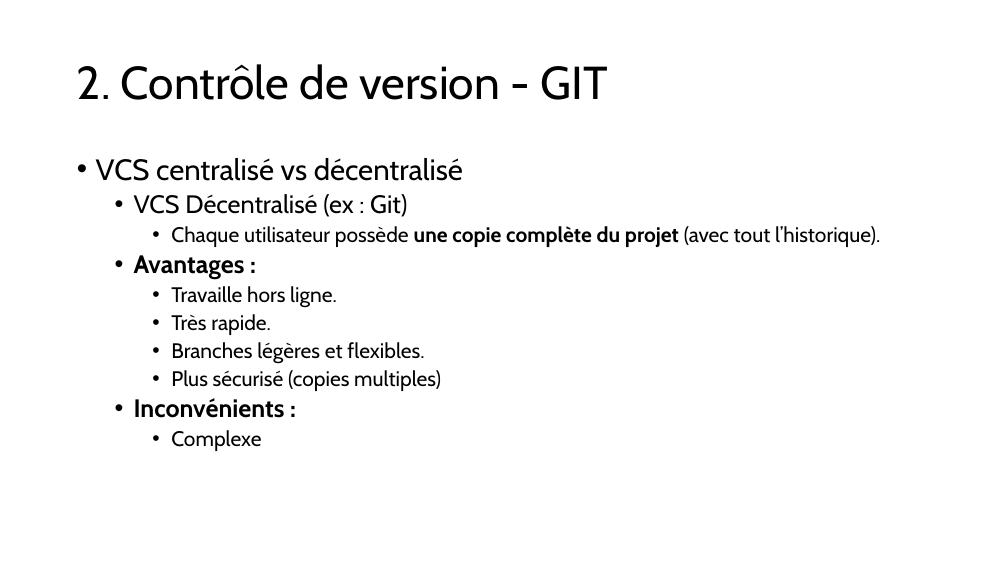
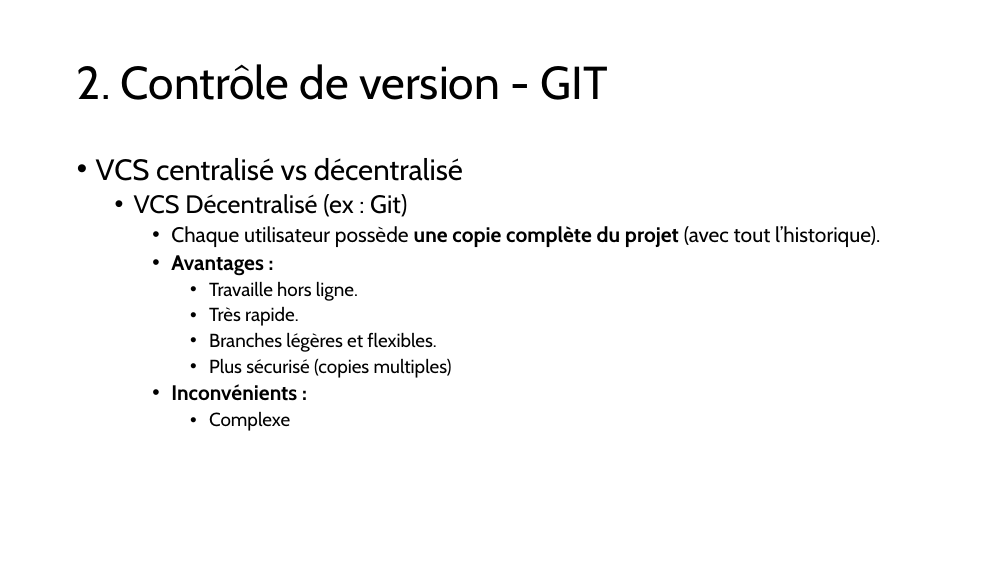
Before and after one commit to LJKhnor/Chapitre-4, a slide deck: slide 20 of Chapitre 4.pptx. Drawn at 1008x567 pixels with LibreOffice and Linux fonts; fonts in the diff are those of the drawing. Boxes give left, top, right and bottom in pixels: in the first picture for what was removed or moved away, otherwise in the second. Text is boxed around its words. In the diff, an @@ line names an element or a change of style, - is before the commit and + after.

```diff
--- a/Chapitre 4.pptx
+++ b/Chapitre 4.pptx
@@ text at [171, 255, 452, 431]: size 24 to 20 pt in "Avantages :", "Inconvénients :"; size 20 to 18 pt in "Travaille hors ligne.", "Très rapide.", "Branches légères et flexibles.", "Plus sécurisé (copies multiples)" and 1 more places; list level 2 to 3 in "Avantages :"; list level 3 to 4 in "Travaille hors ligne."; list level 3 to 4 in "Très rapide."; list level 3 to 4 in "Branches légères et flexibles."; list level 3 to 4 in "Plus sécurisé (copies multiples)"; list level 2 to 3 in "Inconvénients :"; list level 3 to 4 in "Complexe" @@
```
Also in this commit, not shown: 4 other slides changed, 2 slides added, 1 other file.
